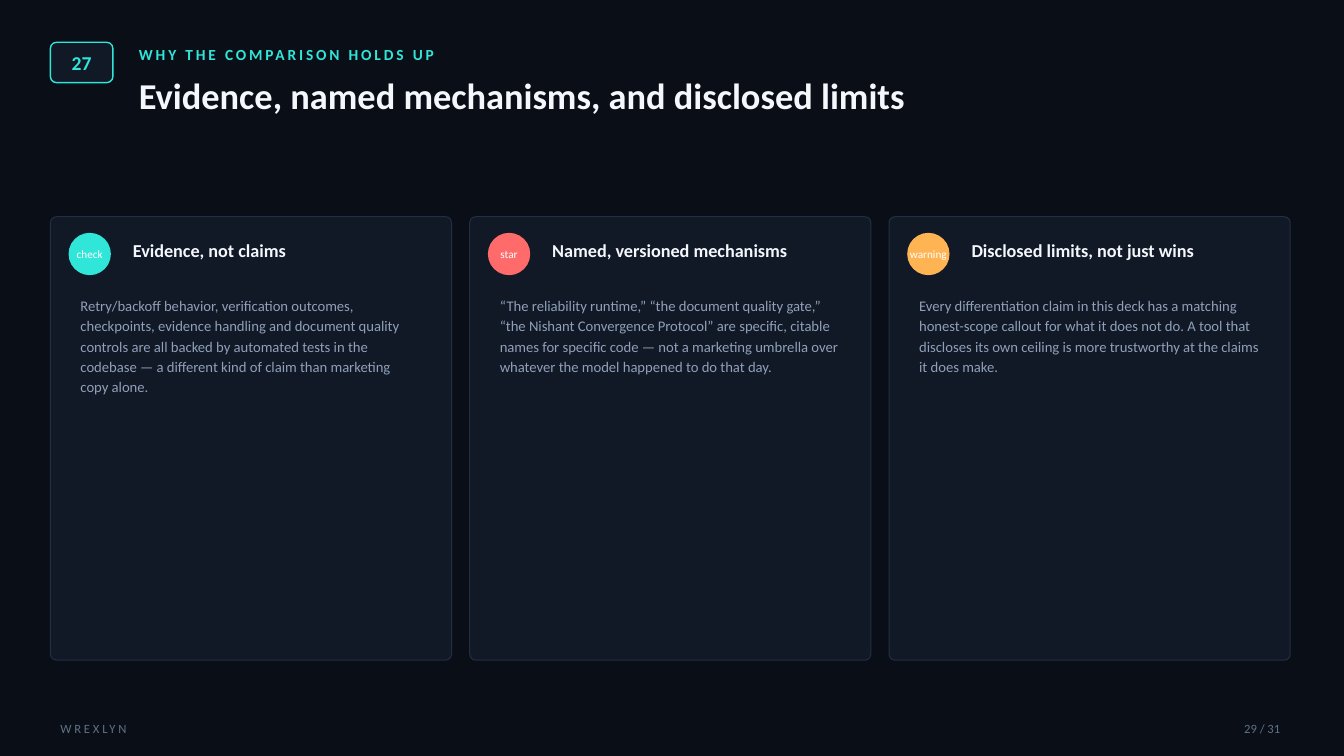
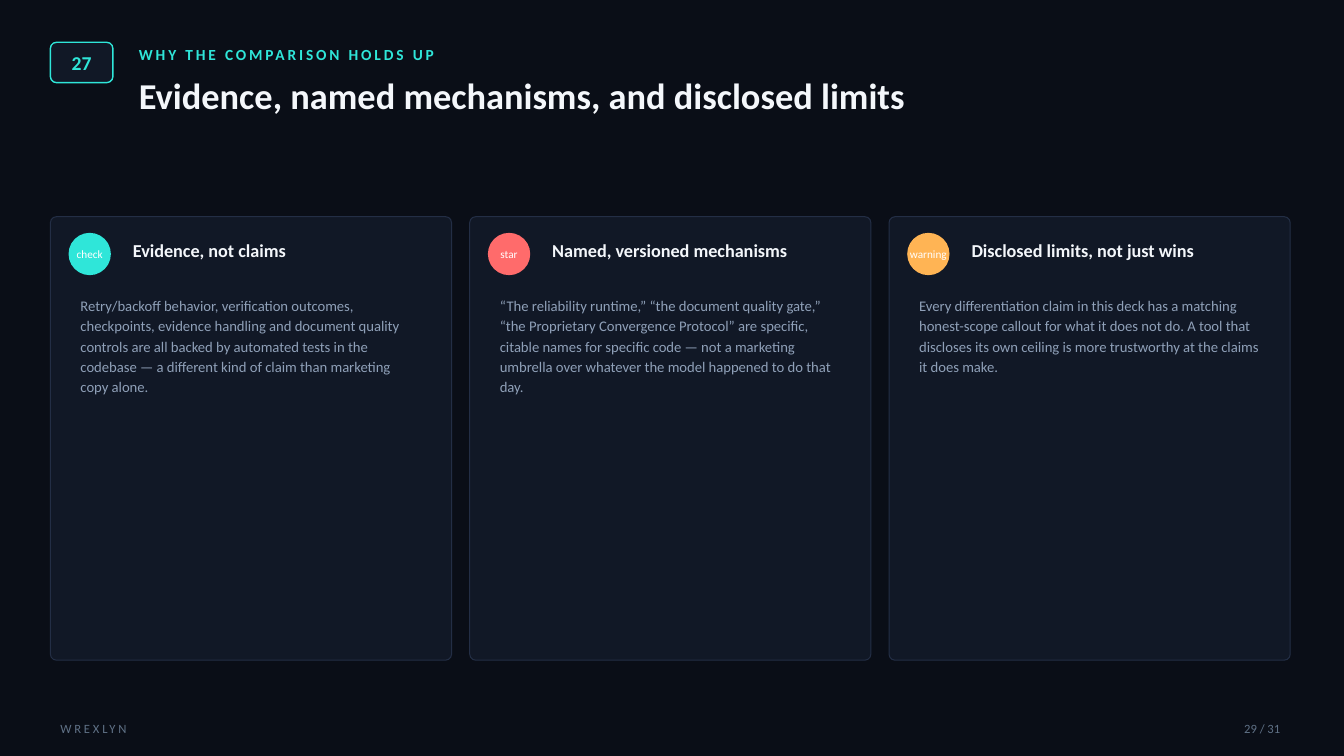
Before and after one commit to nishantsprabhakar/wrexlynwebsite, a slide deck: slide 29 of assets/Wrexlyn-Pitch-Deck.pptx. Drawn at 1344x756 pixels with LibreOffice and Linux fonts; fonts in the diff are those of the drawing. Boxes give left, top, right and bottom in pixels: in the first picture for what was removed or moved away, otherwise in the second. Text is boxed around its words. In the diff, an @@ line names an element or a change of style, - is before the commit and + after.

```diff
--- a/assets/Wrexlyn-Pitch-Deck.pptx
+++ b/assets/Wrexlyn-Pitch-Deck.pptx
@@ text at bbox=[500, 300, 830, 395]: text changed @@
-“The reliability runtime,” “the document quality gate,” “the Nishant Convergence Protocol” are specific, citable names for specific code — not a marketing umbrella over whatever the model happened to do that day.
+“The reliability runtime,” “the document quality gate,” “the Proprietary Convergence Protocol” are specific, citable names for specific code — not a marketing umbrella over whatever the model happened to do that day.
```
Also in this commit, not shown: 2 other slides changed, 1 other file.
